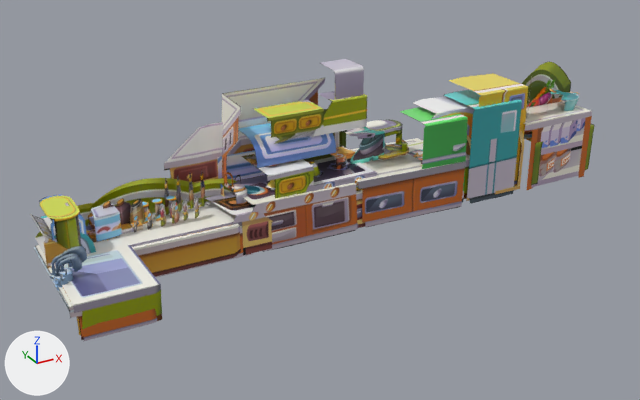
One commit to the FBX model project/Assets/mmap/chufang.fbx: the scene before it, then after it.
Before and after are seen from a 50 mm lens placed at (-0.1066, -0.0065, 0.0841), pointed at (-0.0272, 0.1379, 0.012). Every picture has the same lights, and +X, +Y and +Z are marked at lower left. Where no turn or scale is listed for an object, it has been applied to the vertices. Vertices at the same position are counted once.

Script lines for the objects in view, before the commit:
```python
ob_binxiang_20051 = bpy.data.objects.new('binxiang_20051', me_mesh_001)
ob_binxiang_20051.location = (0.0, 0.0, 0.0)
ob_binxiang_20052 = bpy.data.objects.new('binxiang_20052', me_mesh_009)
ob_binxiang_20052.location = (0.0, 0.0, 0.0)
ob_binxiang_20053 = bpy.data.objects.new('binxiang_20053', me_mesh_015)
ob_binxiang_20053.location = (0.0, 0.0, 0.0)
ob_gongjutai_20051 = bpy.data.objects.new('gongjutai_20051', me_mesh_002)
ob_gongjutai_20051.location = (0.0, 0.0, 0.0)
ob_gongjutai_20052 = bpy.data.objects.new('gongjutai_20052', me_mesh_006)
ob_gongjutai_20052.location = (0.0, 0.0, 0.0)
ob_gongjutai_20054 = bpy.data.objects.new('gongjutai_20054', me_mesh_014)
ob_gongjutai_20054.location = (0.0, 0.0, 0.0)
ob_huojia_20052 = bpy.data.objects.new('huojia_20052', me_mesh_005)
ob_huojia_20052.location = (0.0, 0.0, 0.0)
ob_huojia_20053 = bpy.data.objects.new('huojia_20053', me_mesh_019)
ob_huojia_20053.location = (0.0, 0.0, 0.0)
ob_xiwanchi_20051 = bpy.data.objects.new('xiwanchi_20051', me_mesh)
ob_xiwanchi_20051.location = (0.0, 0.0, 0.0)
# also in view: 'zaotai_20053' at (-0.0328, 0.1435, 0.0153); 'binxiang_20054' at (0.0181, 0.1436, 0.0167); 'xiwanchi_20052' at (-0.0629, 0.1339, 0.0106); 'huojia_20054' at (0.0366, 0.1406, 0.0178); 'xiwanchi_20053' at (-0.0628, 0.1354, 0.0122)
```
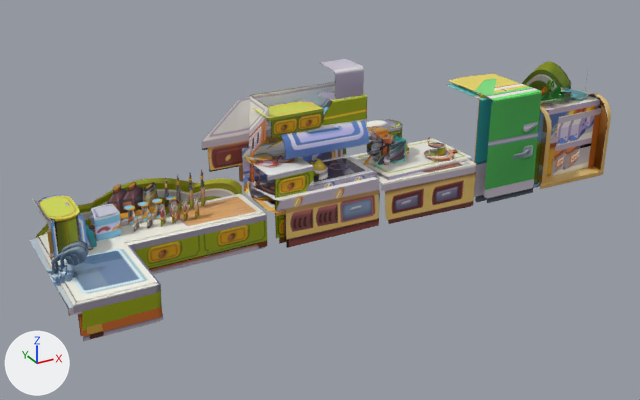
Where the change shows, as pixel boxes (x1, y1, x2, y2) in the pictures (640 x 400 px; the box of a moved part takes in the faces that stretch with it):
'zaotai_20051', mesh rescaled: before (164, 116, 275, 255); after (202, 84, 379, 248)
'xiwanchi_20051', reshaped (10% wider, 10% taller): before (30, 198, 241, 340); after (31, 182, 264, 339)
'zaotai_20052', mesh rescaled: before (222, 78, 358, 252); after (249, 82, 335, 241)
'binxiang_20051', mesh rescaled: before (400, 107, 468, 202); after (459, 77, 542, 203)
'gongjutai_20052', mesh rescaled: before (340, 126, 465, 227); after (369, 134, 477, 206)
'huojia_20052', mesh moved: before (524, 76, 592, 190); after (538, 72, 601, 187)
'zaotai_20053', mesh rescaled: before (217, 123, 336, 197); after (242, 107, 380, 240)
'binxiang_20052', mesh rescaled: before (443, 90, 522, 203); after (447, 83, 493, 202)
'gongjutai_20051', mesh rescaled: before (330, 150, 365, 228); after (358, 126, 476, 224)
'huijia_20051', mesh rescaled: before (466, 131, 524, 201); after (538, 85, 611, 189)
'huojia_20053', mesh rescaled (not visible before): after (533, 67, 600, 188)
'binxiang_20053', mesh rescaled (not visible afterwards): before (413, 97, 475, 144)
'gongjutai_20053', mesh rescaled: before (336, 146, 355, 165); after (363, 127, 475, 190)
part 6 of me_mesh, moved or reshaped: before (94, 198, 145, 234); after (107, 182, 158, 226)
part 7 of me_mesh, moved or reshaped: before (54, 253, 80, 286); after (58, 241, 88, 276)
part 8 of me_mesh, moved or reshaped: before (60, 274, 67, 286); after (66, 265, 73, 276)
part 9 of me_mesh, moved or reshaped: before (30, 214, 68, 268); after (31, 198, 93, 258)
part 10 of me_mesh, moved or reshaped: before (35, 223, 241, 340); after (38, 194, 264, 339)

What changed in the scene script:
```text
Change me_mesh_009:
    where me_mesh_009.from_pydata(...)  # 44 vertices, 43 faces; spans x 0.0088..0.0228, y 0.1359..0.1484, z 0.0038..0.026
    me_mesh_009 part 11: the whole mesh is scaled about its middle by 1.08, then moved by (0.002, 0.0004, 0.0009)
Change me_mesh:
    remove me_mesh.from_pydata(...)  # 227 vertices, 288 faces; spans x -0.0826..-0.0458, y 0.1211..0.1479, z 0.0047..0.0181
    add me_mesh.from_pydata(...)  # 227 vertices, 288 faces; spans x -0.0815..-0.0398, y 0.121..0.1514, z 0.0045..0.0197
    me_mesh part 6: the loose piece of 50 vertices spanning x -0.0717..-0.0618, y 0.1422..0.1441, z 0.0113..0.0181 is scaled about its middle by 1.13, then moved by (0.0032, 0.0028, 0.0012)
    me_mesh part 7: the loose piece of 87 vertices spanning x -0.0826..-0.0779, y 0.1285..0.1307, z 0.0113..0.0165 is scaled about its middle by 1.13, then moved by (0.0014, 0.001, 0.0011)
    me_mesh part 8: the loose piece of 35 vertices spanning x -0.082..-0.0808, y 0.1274..0.1283, z 0.0116..0.0141 is scaled about its middle by 1.13, then moved by (0.0013, 0.0008, 0.0009)
    me_mesh part 9: the loose piece of 27 vertices spanning x -0.0823..-0.0756, y 0.1362..0.1479, z 0.0113..0.0176 is scaled about its middle by 1.13, then moved by (0.0016, 0.0027, 0.0011)
    me_mesh part 10: 28 of 227 vertices moved; they spanned x -0.0824..-0.0458, y 0.1211..0.1462, z 0.0047..0.0113 and now span x -0.0812..-0.0398, y 0.121..0.1495, z 0.0045..0.0121; mean shift (0.0041, 0.0017, 0.0003); largest move (-0.0461, 0.1459, 0.0113) -> (-0.0401, 0.1491, 0.0121)
Change me_mesh_003:
    where me_mesh_003.from_pydata(...)  # 195 vertices, 241 faces; spans x -0.0553..-0.0253, y 0.1361..0.1501, z 0.0047..0.0277
    me_mesh_003 part 17: the whole mesh is scaled about its middle by (1.08, 1.08, 1.19), then moved by (0.0092, -0.0007, 0.0022)
Change me_mesh_015:
    where me_mesh_015.from_pydata(...)  # 41 vertices, 40 faces; spans x -0.001..0.0121, y 0.139..0.1489, z 0.0041..0.0254
    me_mesh_015 part 2: the whole mesh is scaled about its middle by (1.06, 1.28, 1.13), then moved by (0.0135, -0.0014, 0.0013)
Change me_mesh_001:
    where me_mesh_001.from_pydata(...)  # 41 vertices, 40 faces; spans x -0.0037..0.0082, y 0.1361..0.1475, z 0.0043..0.0245
    me_mesh_001 part 1: the whole mesh is scaled about its middle by 1.21, then moved by (0.0159, -0.002, 0.002)
Change me_mesh_008:
    where me_mesh_008.from_pydata(...)  # 82 vertices, 85 faces; spans x -0.0437..-0.0189, y 0.1359..0.15, z 0.0043..0.0334
    me_mesh_008 part 14: the whole mesh is scaled about its middle by 0.966, then moved by (0.0053, -0.0004, -0.0005)
Change me_mesh_016:
    where me_mesh_016.from_pydata(...)  # 87 vertices, 101 faces; spans x -0.0212..-0.0019, y 0.1377..0.1503, z 0.004..0.0182
    me_mesh_016 part 15: the whole mesh is scaled about its middle by 1.26, then moved by (0.0101, 0.0003, 0.0017)
Change me_mesh_017:
    where me_mesh_017.from_pydata(...)  # 70 vertices, 75 faces; spans x -0.0444..-0.0212, y 0.1375..0.1495, z 0.0047..0.0259
    me_mesh_017 part 13: the whole mesh is scaled about its middle by 1.08, then moved by (0.0059, -0.0014, 0.0008)
Change me_mesh_006:
    where me_mesh_006.from_pydata(...)  # 143 vertices, 149 faces; spans x -0.0199..0.0075, y 0.1357..0.1533, z 0.0037..0.0216
    me_mesh_006 part 3: the whole mesh is scaled about its middle by 0.887, then moved by (0.0041, -0.0018, -0.0009)
Change me_mesh_002:
    where me_mesh_002.from_pydata(...)  # 67 vertices, 73 faces; spans x -0.0247..-0.0044, y 0.1361..0.1493, z 0.0041..0.0195
    me_mesh_002 part 4: the whole mesh is scaled about its middle by 1.18, then moved by (0.012, -0.0004, 0.0014)
Change me_mesh_005:
    where me_mesh_005.from_pydata(...)  # 163 vertices, 178 faces; spans x 0.0238..0.0445, y 0.1359..0.1465, z 0.0038..0.0303
    me_mesh_005 part 12: the whole mesh is moved by (0.0031, 0.0003, 0.0)
Change me_mesh_004:
    where me_mesh_004.from_pydata(...)  # 123 vertices, 141 faces; spans x 0.0089..0.0238, y 0.1357..0.143, z 0.0048..0.021
    me_mesh_004 part 16: the whole mesh is scaled about its middle by 1.29, then moved by (0.0209, -0.0018, 0.0023)
Change me_mesh_019:
    where me_mesh_019.from_pydata(...)  # 104 vertices, 99 faces; spans x 0.0125..0.0268, y 0.1402..0.1469, z 0.004..0.025
    me_mesh_019 part 5: the whole mesh is scaled about its middle by 1.3, then moved by (0.0175, -0.0031, 0.0032)
```
